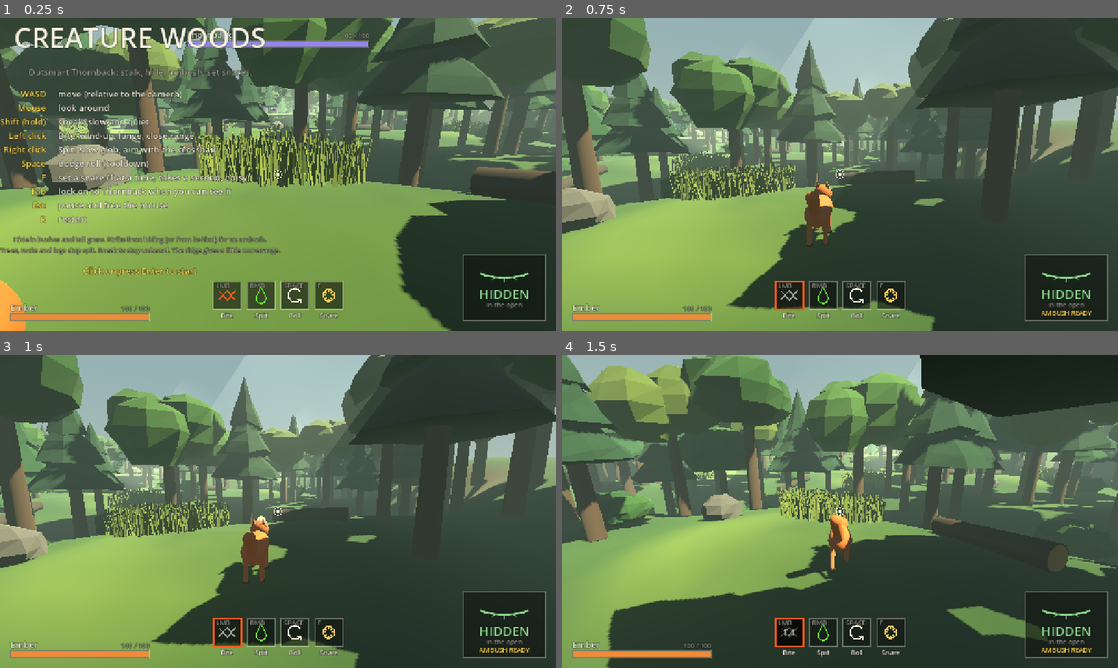
Above: before the commit, frames 1-4 (two rows, left to right).
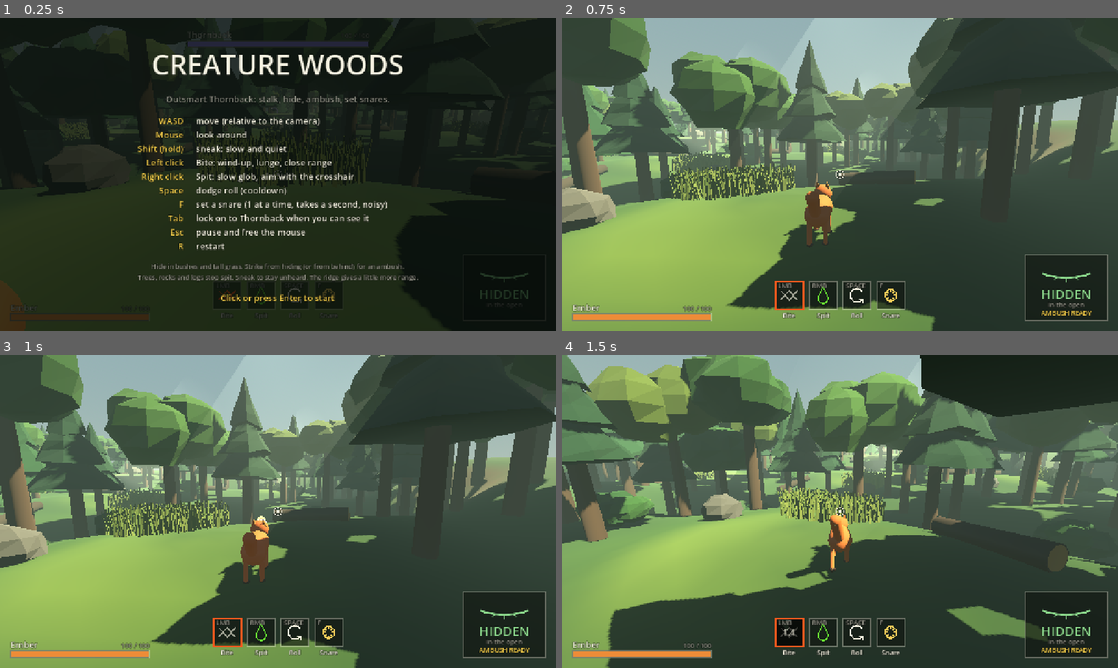
Above: after the commit, the same moments.

Repository: qmkDuran/my-own-art
Game: Godot game, scene res://scenes/main.tscn
Two runs of this game, one before a commit and one after it. Both use one fixed random seed, a clock stepped at 60 frames per second and the inputs below.
Inputs (mouse positions are in pixels of both pictures, inside the frame that each line leads up to):
- Up to frame 1 (0.25 s): no input
- Up to frame 2 (0.75 s): tap Enter (start) at 0.5 s; move the mouse to (962, 158) at 0.52 s; hold D (move_right) from 0.53 s (still down); hold Shift (sneak) from 0.53 s (still down); tap Tab (lock_on) at 0.6 s; click (962, 158) at 0.67 s
- Up to frame 3 (1 s): keep holding D (move_right); keep holding Shift (sneak)
- Up to frame 4 (1.5 s): move the mouse to (812, 511) at 1.27 s; release D (move_right) at 1.28 s; release Shift (sneak) at 1.28 s; hold W (move_forward) from 1.28 s (still down); tap Shift (sneak) at 1.35 s

The runs differ from the first frame. In frame 1, 97% of the frame differs, in the area x 0-100%, y 0-100%; in frame 2, nothing differs; in frame 3, nothing differs; in frame 4, nothing differs.

Commit message:
Add design notes, fuller play guide, lock-on and rustle checks
NOTES.md records the pillars (creature vs creature; win by outsmarting), the
AI states, tuning, architecture, choices and known gaps. The smoke test now
also checks that the lock breaks when the bot hides and that an unseen bot
close by rustles. Full-screen panels anchor correctly; a start-screen still.

Co-Authored-By: Claude Opus 5.5 <noreply@anthropic.com>
Claude-Session: https://claude.ai/code/session_01YABBJVPWvaqtn34m5VQVCp

Diff:
--- a/game/tests/shots.gd
+++ b/game/tests/shots.gd
@@ -3,7 +3,7 @@
 ## Stills only (no video). Needs a display (xvfb-run is fine).
 
 const SHOTS: Array[String] = ["overview", "third_person", "lock_on", "spit_tree", "hiding", "searching",
-	"ridge_fight", "hud_closeup"]
+	"ridge_fight", "hud_closeup", "start_screen"]
 const OVERVIEW_EYE: Vector3 = Vector3(0, 46, 40)
 const OVERVIEW_FOG_SHARE: float = 0.35
 const HUD_TOP_SHARE: float = 0.12
@@ -11,6 +11,8 @@
 const DUEL_DISTANCE: float = 8.0
 const SIDE_VIEW: float = 0.7
 const RIDGE_HIGH: float = 2.4
+const RIDGE_PLAYER: Vector2 = Vector2(12.5, -13.5)
+const RIDGE_BOT: Vector2 = Vector2(18.0, -17.0)
 
 var stage: Stage
 var finder: SpotFinder
@@ -167,15 +169,24 @@
 
 
 func _stage_hud_closeup() -> void:
-	await _duel_setup(Stage.ground_xz(m.woods.patrol_points[1]))
+	stage.freeze_bot()
+	stage.place(m.bot, RIDGE_BOT, m.player.global_position)
+	stage.place(m.player, RIDGE_PLAYER, m.bot.global_position)
+	stage.camera_behind_player(-12.0)
+	await stage.frames(10)
 	m.lock_on.toggle()
-	m.brain.active = true
 	m.player.health.hurt(26.0)
 	m.bot.health.hurt(38.0)
 	m.player.spit.start()
 	await stage.seconds(Tuning.f("spit", "windup") + 0.6)
 	m.player.dodge.cooldown_left = Tuning.f("dodge", "cooldown") * 0.6
 	m.player.trap.cooldown_left = Tuning.f("trap", "cooldown") * 0.8
+
+
+func _stage_start_screen() -> void:
+	stage.camera_behind_player(-12.0)
+	m.flow.begin(true)
+	await stage.frames(5)
 
 
 ## The top band (Thornback's bar) above the bottom band (life, moves, stealth eye), as one picture.
--- a/game/tests/smoke_stealth.gd
+++ b/game/tests/smoke_stealth.gd
@@ -1,12 +1,15 @@
 class_name SmokeStealth
 extends RefCounted
 ## Smoke checks for hiding: the bot loses sight of a player who slips into a bush while it looks away (but keeps
-## sight if it watched them go in), and the bot searches a lead and then finds the player hiding there.
+## sight if it watched them go in), the bot searches a lead and then finds the player hiding there, the lock-on
+## breaks when the bot hides, and an unseen bot moving close by gives itself away (the rustle cue).
 
 const WATCH_DISTANCE: float = 8.0
 const BESIDE_BUSH: float = 3.2
 const HEARD_FROM: float = 12.0
 const SEARCH_LIMIT: float = 40.0
+const LOCK_SLACK: float = 0.5
+const RUSTLE_FROM: float = 4.0
 
 var t: Node
 
@@ -19,6 +22,8 @@
 	await _loses_sight_in_bush()
 	await _watched_entry_keeps_sight()
 	await _search_then_find()
+	await _lock_breaks_when_bot_hides()
+	await _rustle_cue()
 
 
 func _setup_by_bush() -> HidingSpot:
@@ -75,6 +80,34 @@
 	t.expect(found, "searching, the bot finds the player hiding in the bush")
 
 
+func _lock_breaks_when_bot_hides() -> void:
+	await t.fresh_match()
+	var bush: HidingSpot = _bush_with_view()
+	var player_spot: Vector2 = t.finder.open_view_spot(bush.global_position, WATCH_DISTANCE)
+	var beside: Vector2 = Stage.ground_xz(bush.global_position) \
+			+ (player_spot - Stage.ground_xz(bush.global_position)).normalized().orthogonal() * BESIDE_BUSH
+	t.stage.place(t.m.bot, beside, t.m.woods.ground_at(player_spot))
+	t.stage.place(t.m.player, player_spot, bush.global_position)
+	t.stage.camera_behind_player(0.0)
+	await t.stage.frames(5)
+	t.m.lock_on.toggle()
+	t.expect(t.m.lock_on.target_locked(), "Tab locks on to a bot in plain view")
+	t.stage.place(t.m.bot, Stage.ground_xz(bush.global_position), t.m.player.global_position)
+	await t.stage.seconds(Tuning.f("lock_on", "lose_sight_time") + LOCK_SLACK)
+	t.expect(not t.m.lock_on.target_locked(), "the lock breaks once the bot hides in a bush")
+
+
+func _rustle_cue() -> void:
+	await t.fresh_match()
+	var spot: Vector2 = Stage.ground_xz(t.m.woods.patrol_points[1])
+	t.stage.place(t.m.player, spot, t.m.woods.ground_at(spot + Vector2(0, -10)))
+	t.stage.camera_behind_player(0.0)
+	t.stage.place(t.m.bot, spot + Vector2(0, RUSTLE_FROM), t.m.player.global_position)
+	t.m.brain.mover.go_to(t.m.woods.ground_at(spot + Vector2(RUSTLE_FROM, RUSTLE_FROM)), true)
+	await t.stage.seconds(LOCK_SLACK)
+	t.expect(not t.m.sight.sees_bot and t.m.sight.rustling, "a bot sneaking unseen behind the player rustles")
+
+
 ## A bush with open ground around it, inside the arena.
 func _bush_with_view() -> HidingSpot:
 	for spot: HidingSpot in t.m.woods.hiding_spots:
--- a/game/ui/combat_text.gd
+++ b/game/ui/combat_text.gd
@@ -15,7 +15,7 @@
 
 
 func setup(player: Creature, bot: Creature) -> void:
-	set_anchors_preset(Control.PRESET_FULL_RECT)
+	set_anchors_and_offsets_preset(Control.PRESET_FULL_RECT)
 	mouse_filter = Control.MOUSE_FILTER_IGNORE
 	bot.hit_taken.connect(_on_bot_hit)
 	player.hit_taken.connect(_on_player_hit)
--- a/game/ui/crosshair.gd
+++ b/game/ui/crosshair.gd
@@ -13,7 +13,7 @@
 
 func setup(lock_on: LockOn) -> void:
 	_lock_on = lock_on
-	set_anchors_preset(Control.PRESET_FULL_RECT)
+	set_anchors_and_offsets_preset(Control.PRESET_FULL_RECT)
 	mouse_filter = Control.MOUSE_FILTER_IGNORE
 
 
--- a/game/ui/hud.gd
+++ b/game/ui/hud.gd
@@ -22,7 +22,7 @@
 	_sight = match_root.sight
 	_lock_on = match_root.lock_on
 	var root := Control.new()
-	root.set_anchors_preset(Control.PRESET_FULL_RECT)
+	root.set_anchors_and_offsets_preset(Control.PRESET_FULL_RECT)
 	root.mouse_filter = Control.MOUSE_FILTER_IGNORE
 	add_child(root)
 	_add_overlays(root, match_root)
--- a/game/ui/lock_marker.gd
+++ b/game/ui/lock_marker.gd
@@ -15,7 +15,7 @@
 func setup(lock_on: LockOn, camera: Camera3D) -> void:
 	_lock_on = lock_on
 	_camera = camera
-	set_anchors_preset(Control.PRESET_FULL_RECT)
+	set_anchors_and_offsets_preset(Control.PRESET_FULL_RECT)
 	mouse_filter = Control.MOUSE_FILTER_IGNORE
 
 
--- a/game/ui/rustle_cue.gd
+++ b/game/ui/rustle_cue.gd
@@ -20,7 +20,7 @@
 func setup(sight: PlayerSight, rig: CameraRig) -> void:
 	_sight = sight
 	_rig = rig
-	set_anchors_preset(Control.PRESET_FULL_RECT)
+	set_anchors_and_offsets_preset(Control.PRESET_FULL_RECT)
 	mouse_filter = Control.MOUSE_FILTER_IGNORE
 
 
--- a/game/ui/screens.gd
+++ b/game/ui/screens.gd
@@ -18,16 +18,16 @@
 
 
 func _ready() -> void:
-	set_anchors_preset(Control.PRESET_FULL_RECT)
+	set_anchors_and_offsets_preset(Control.PRESET_FULL_RECT)
 	process_mode = Node.PROCESS_MODE_ALWAYS
 	mouse_filter = Control.MOUSE_FILTER_IGNORE
 	var shade := ColorRect.new()
 	shade.color = DIM
-	shade.set_anchors_preset(Control.PRESET_FULL_RECT)
+	shade.set_anchors_and_offsets_preset(Control.PRESET_FULL_RECT)
 	shade.mouse_filter = Control.MOUSE_FILTER_IGNORE
 	add_child(shade)
 	var centre := CenterContainer.new()
-	centre.set_anchors_preset(Control.PRESET_FULL_RECT)
+	centre.set_anchors_and_offsets_preset(Control.PRESET_FULL_RECT)
 	centre.mouse_filter = Control.MOUSE_FILTER_IGNORE
 	add_child(centre)
 	_box = VBoxContainer.new()
Not shown, added: NOTES.md
Not shown, changed: PLAY.md
Not shown, changed: tools/shoot.sh
